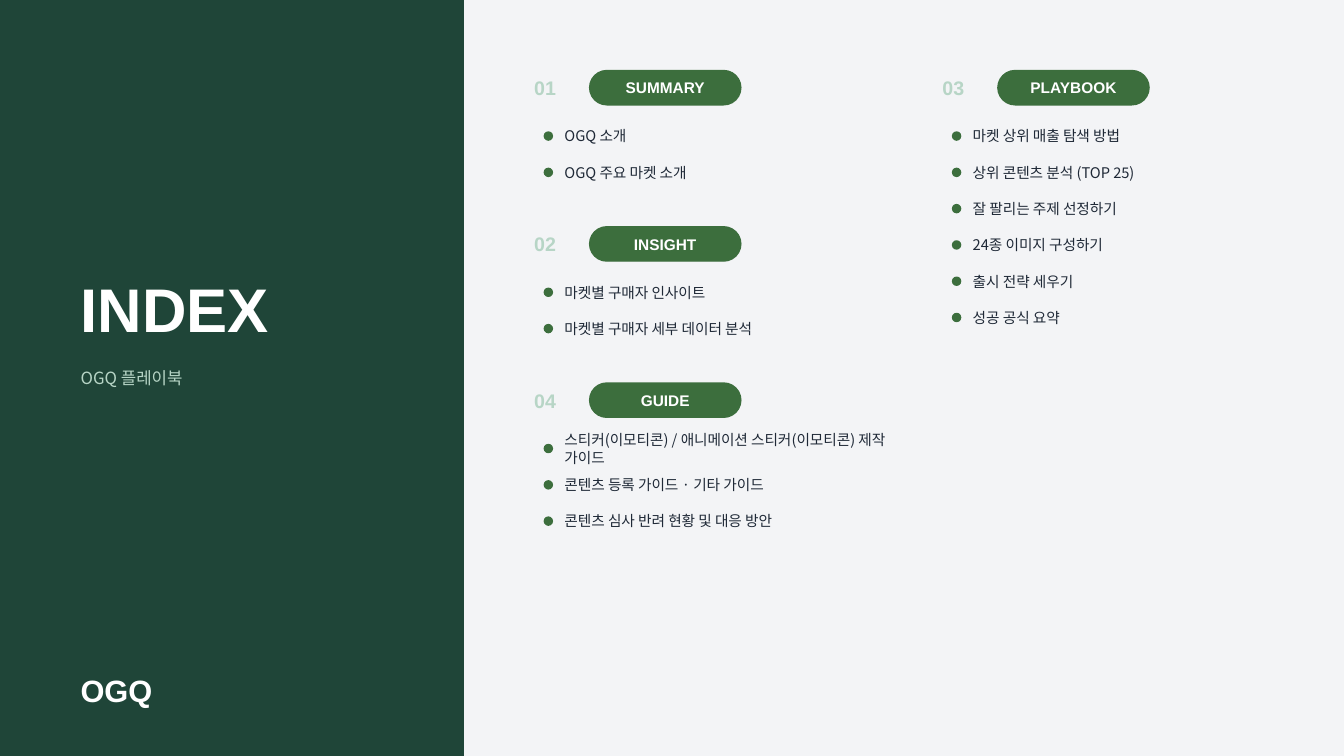
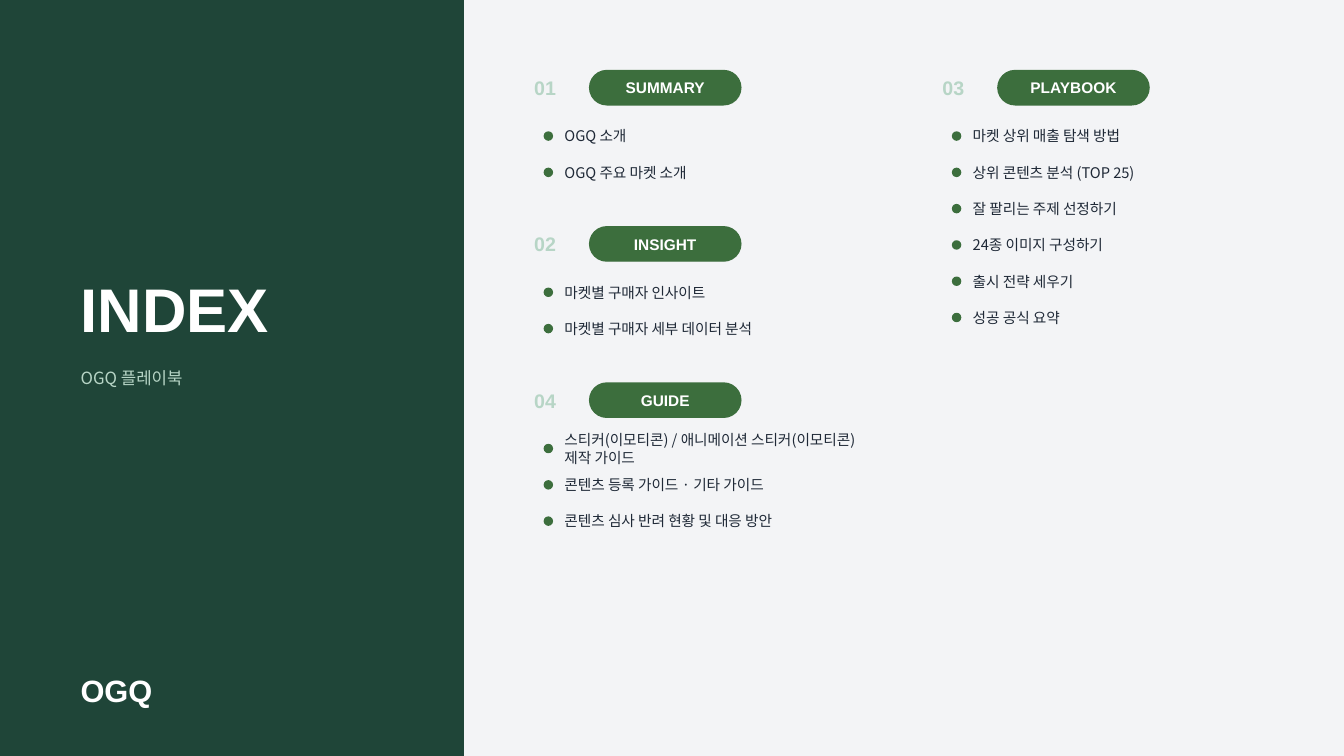
Before and after one commit to loveet3-hue/ogq-banner-generator, a slide deck: slide 2 of playbook/template_v2.pptx. Drawn at 1344x756 pixels with LibreOffice and Linux fonts; fonts in the diff are those of the drawing. Boxes give left, top, right and bottom in pixels: in the first picture for what was removed or moved away, otherwise in the second. Text is boxed around its words. In the diff, an @@ line names an element or a change of style, - is before the commit and + after.

```diff
--- a/playbook/template_v2.pptx
+++ b/playbook/template_v2.pptx
@@ text at bbox=[564, 433, 855, 464]: text changed @@
-스티커(이모티콘) / 애니메이션 스티커(이모티콘) 제작 가이드
+스티커(이모티콘) / 애니메이션 스티커(이모티콘)
+제작 가이드
```
Also in this commit, not shown: 29 other slides changed, 4 other files.
